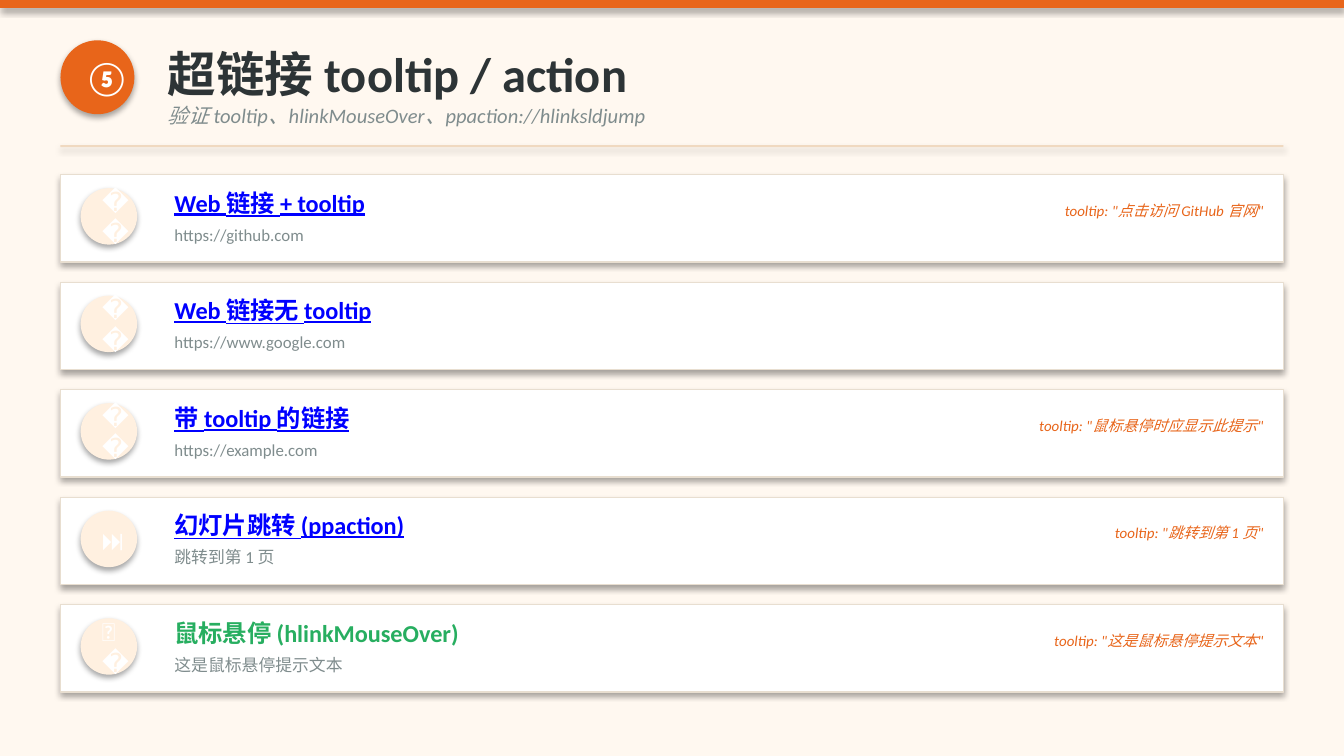
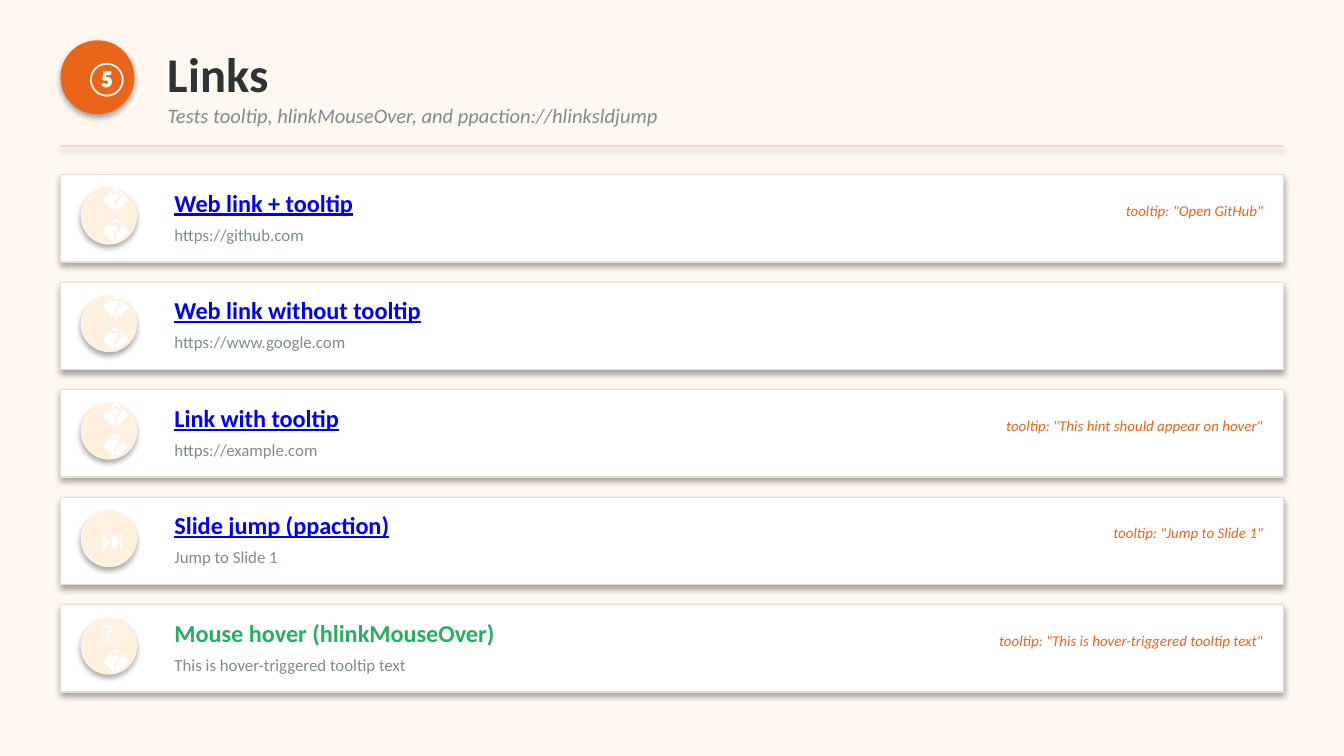
Before and after one commit to NingYuM/NingYuM.github.io, a slide deck: slide 10 of viewer-examples/samples/05-preview.pptx. Drawn at 1344x756 pixels with LibreOffice and Linux fonts; fonts in the diff are those of the drawing. Boxes give left, top, right and bottom in pixels: in the first picture for what was removed or moved away, otherwise in the second. Text is boxed around its words. In the diff, an @@ line names an element or a change of style, - is before the commit and + after.

```diff
--- a/viewer-examples/samples/05-preview.pptx
+++ b/viewer-examples/samples/05-preview.pptx
@@ rectangle removed at [0,0,1344,8] @@
@@ text at [168,58,269,93]: text changed @@
-超链接 tooltip / action
+Links
@@ text at [168,109,658,127]: text changed @@
-验证 tooltip、hlinkMouseOver、ppaction://hlinksldjump
+Tests tooltip, hlinkMouseOver, and ppaction://hlinksldjump
@@ text at [174,195,353,216]: text changed @@
-Web 链接 + tooltip
+Web link + tooltip
@@ text at [1126,205,1264,219]: text changed @@
-tooltip: "点击访问 GitHub 官网"
+tooltip: "Open GitHub"
@@ text at [174,302,420,323]: text changed @@
-Web 链接无 tooltip
+Web link without tooltip
@@ text at [174,410,339,431]: text changed @@
-带 tooltip 的链接
+Link with tooltip
@@ text at [1006,420,1262,434]: text changed @@
-tooltip: "鼠标悬停时应显示此提示"
+tooltip: "This hint should appear on hover"
@@ text at [174,516,389,538]: text changed @@
-幻灯片跳转 (ppaction)
+Slide jump (ppaction)
@@ text at [1113,527,1263,541]: text changed @@
-tooltip: "跳转到第 1 页"
+tooltip: "Jump to Slide 1"
@@ text at [174,551,278,566]: text changed @@
-跳转到第 1 页
+Jump to Slide 1
@@ text at [174,624,494,646]: text changed @@
-鼠标悬停 (hlinkMouseOver)
+Mouse hover (hlinkMouseOver)
@@ text at [174,659,406,674]: text changed @@
-这是鼠标悬停提示文本
+This is hover-triggered tooltip text
@@ text at [999,635,1262,649]: text changed @@
-tooltip: "这是鼠标悬停提示文本"
+tooltip: "This is hover-triggered tooltip text"
```
Also in this commit, not shown: 8 other slides changed, 20 other files.
